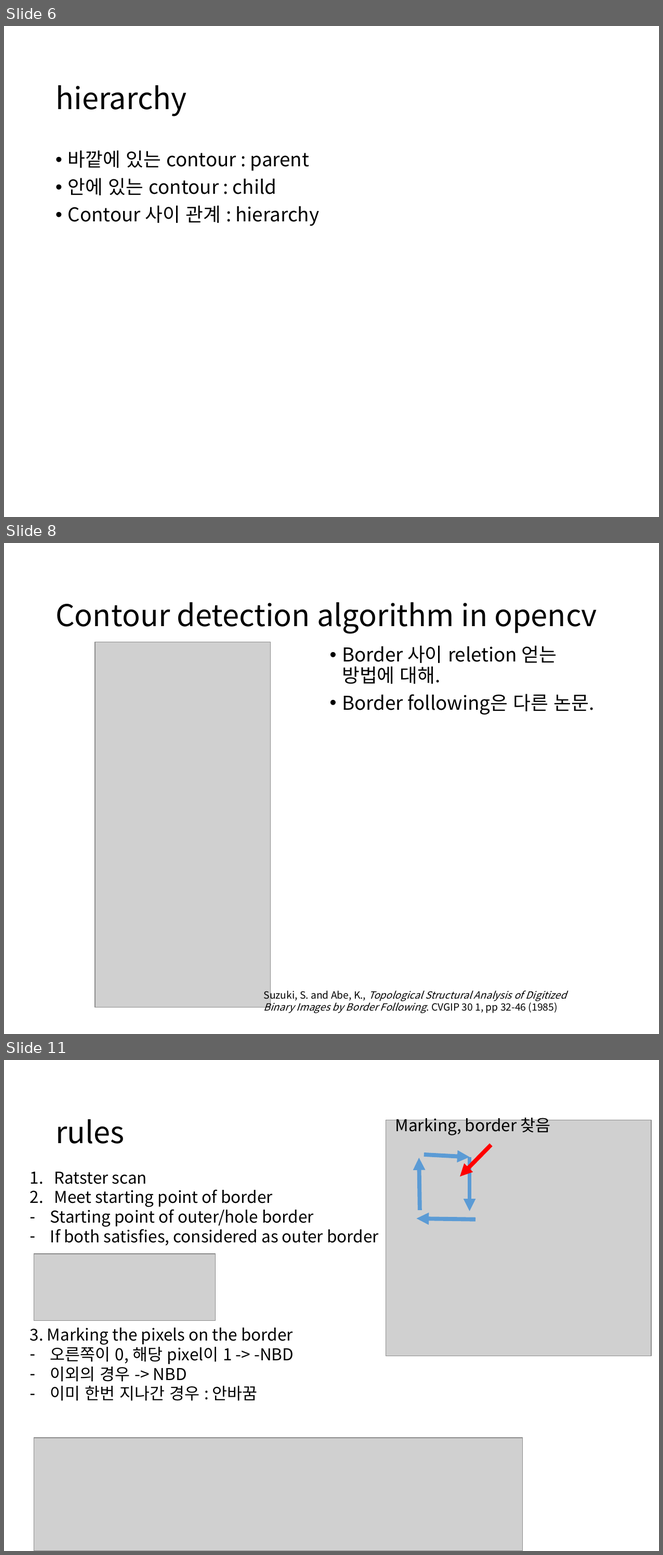
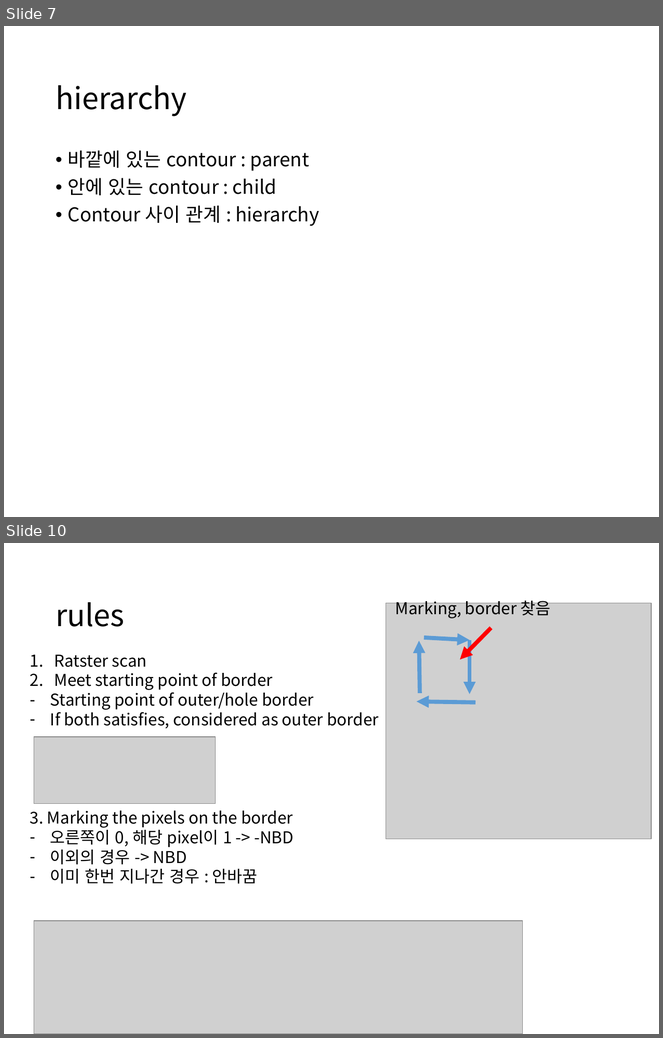
Before and after one commit to boy1089/MyProject, a slide deck: contour/contour 3.pptx. Shown one above the other, each under a label of ours: slides 6, 8 and 11 before the commit, slides 7 and 10 after it; the slides between them are not shown. The pictures are 663x1555 and 663x1038 pixels, drawn with LibreOffice and Linux fonts; fonts in the diff are those of the drawing; grey boxes stand for pictures. Boxes give left, top, right and bottom in pixels: in the first picture for what was removed or moved away, otherwise in the second. Text is boxed around its words. In the diff, an @@ line names an element or a change of style, - is before the commit and + after.

```diff
--- a/contour/contour 3.pptx
+++ b/contour/contour 3.pptx
@@ slide 8 removed at <box>4,543,659,1034</box>, background #FFFFFF @@
@@ title removed at <box>55,602,597,634</box> @@
-Contour detection algorithm in opencv
@@ picture removed at <box>95,642,271,1007</box> @@
@@ text removed at <box>342,645,595,715</box> @@
-• Border 사이 reletion 얻는 방법에 대해.
-• Border following은 다른 논문.
@@ text removed at <box>264,989,567,1014</box> @@
-Suzuki, S. and Abe, K., Topological Structural Analysis of Digitized Binary Images by Border Following. CVGIP 30 1, pp 32-46 (1985)
@@ what was slide 6 is now slide 7 @@
@@ what was slide 11 is now slide 10 @@
```
Also in this commit, not shown: 4 slides changed, 3 slides added, 2 other slides removed.
